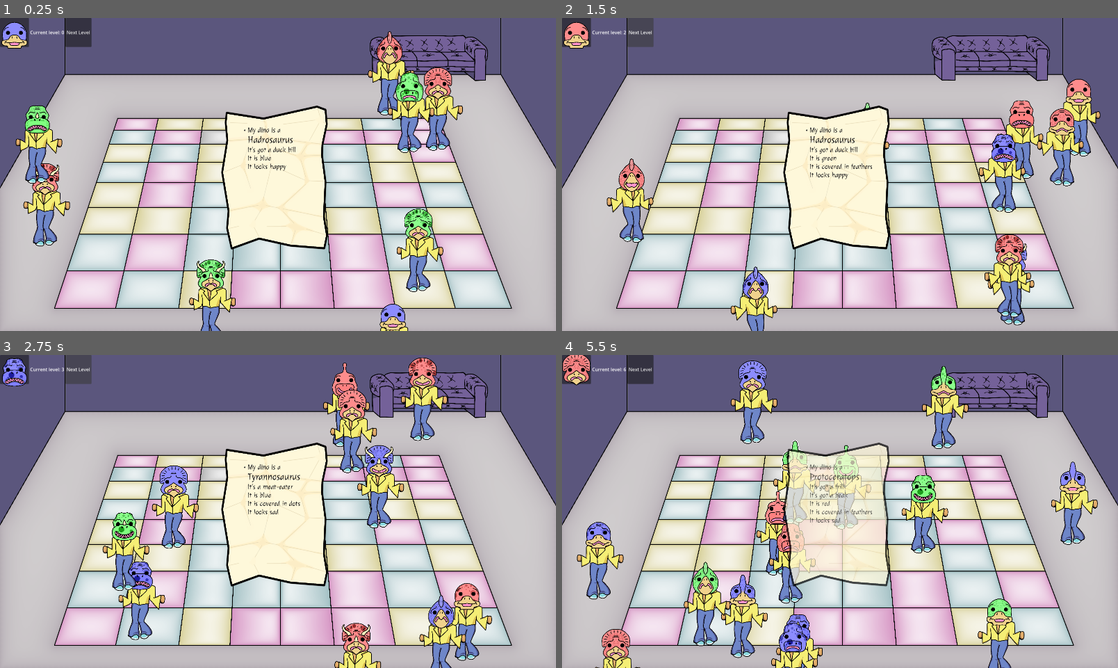
Above: before the commit, frames 1-4 (two rows, left to right).
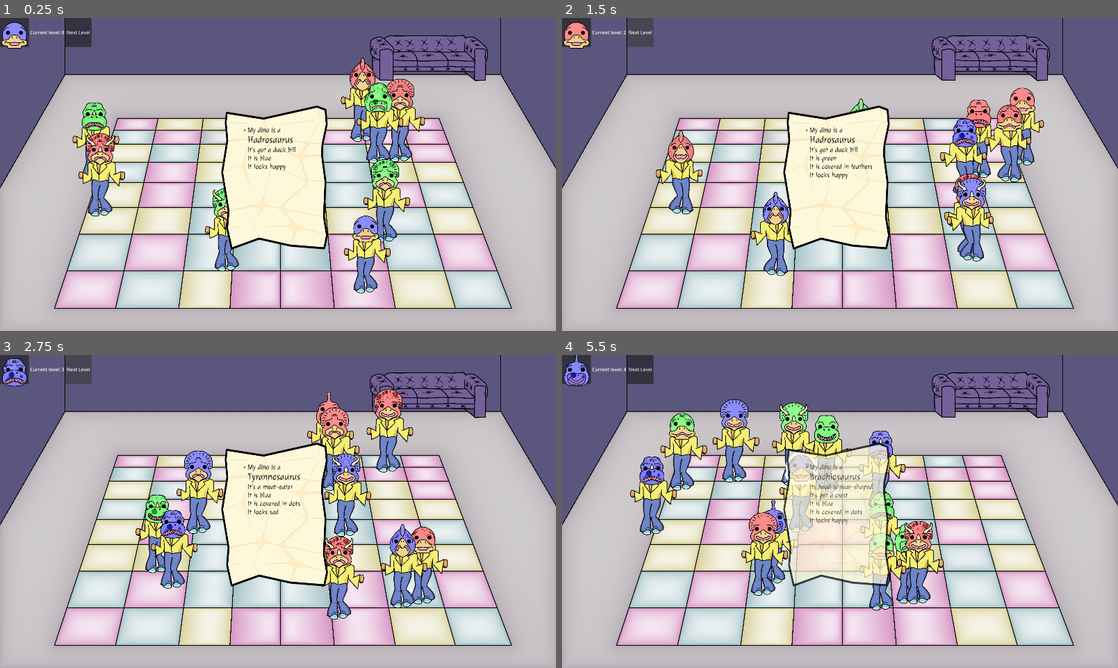
Above: after the commit, the same moments.

Repository: ValetNoir/ggj_2026
Game: Godot game, scene res://scenes/game.tscn
Two runs of this game, one before a commit and one after it. Both use one fixed random seed, a clock stepped at 60 frames per second and the inputs below. This scene is started directly instead of the project's main scene.
Inputs (mouse positions are in pixels of both pictures, inside the frame that each line leads up to):
- Up to frame 1 (0.25 s): no input
- Up to frame 2 (1.5 s): click "Next Level" at 0.5 s; click "Next Level" at 1.25 s
- Up to frame 3 (2.75 s): click "Next Level" at 2 s
- Up to frame 4 (5.5 s): move the mouse to (701, 574) at 2.77 s; click (701, 574) at 2.92 s; move the mouse to (734, 558) at 3.52 s; click (734, 558) at 3.67 s; move the mouse to (962, 524) at 4.27 s; click (962, 524) at 4.42 s; move the mouse to (795, 458) at 5.02 s; click (795, 458) at 5.17 s

The runs differ from the first frame. In frame 1, 14% of the frame differs, in the area x 2-84%, y 4-100%; in frame 2, 13%; in frame 3, 18%; in frame 4, 22%, in the area x 0-97%, y 0-100%.

Commit message:
Y-sorting, margins, bigger outlines

Diff:
--- a/scenes/character.tscn
+++ b/scenes/character.tscn
@@ -33,15 +33,17 @@
 script = ExtResource("1_rkhd4")
 
 [node name="Sprite2D" type="AnimatedSprite2D" parent="." unique_id=103487943]
-position = Vector2(0, 89.00001)
+position = Vector2(0, -6.9999924)
 scale = Vector2(0.2, 0.2)
 sprite_frames = SubResource("SpriteFrames_lrhn5")
 autoplay = "default"
 
 [node name="Mask" parent="." unique_id=1409669806 instance=ExtResource("3_lrhn5")]
+position = Vector2(0, -96)
 scale = Vector2(0.1, 0.1)
 
 [node name="Area2D" type="Area2D" parent="." unique_id=810358447]
+position = Vector2(0, -96.00001)
 
 [node name="CollisionShape2D" type="CollisionShape2D" parent="Area2D" unique_id=1375038495]
 shape = SubResource("RectangleShape2D_my7n2")
--- a/scenes/game.tscn
+++ b/scenes/game.tscn
@@ -33,6 +33,7 @@
 texture = ExtResource("13_rysoc")
 
 [node name="CharacterSpawner" parent="." unique_id=1560401905 instance=ExtResource("13_kvuet")]
+y_sort_enabled = true
 
 [node name="CheatUI" type="HBoxContainer" parent="." unique_id=1033743999]
 offset_right = 40.0
--- a/scenes/mask.tscn
+++ b/scenes/mask.tscn
@@ -14,7 +14,7 @@
 [sub_resource type="ShaderMaterial" id="ShaderMaterial_2a672"]
 resource_local_to_scene = true
 shader = ExtResource("2_xsism")
-shader_parameter/outline_thickness = 20.0
+shader_parameter/outline_thickness = 100.0
 shader_parameter/outline_color = Color(1, 1, 1, 1)
 shader_parameter/is_outline_on = false
 shader_parameter/mask_color = Vector4(0, 0, 0, 0)
--- a/scripts/character_spawner.gd
+++ b/scripts/character_spawner.gd
@@ -5,7 +5,7 @@
 @export var number_to_generate: int = 20
 @export var max_similarity: int = 1
 var _spawn_rect: Rect2 = Rect2()
-const _spawn_margin: float = 30.0
+const _spawn_margin: float = 250.0
 
 signal target_found
 
@@ -47,6 +47,7 @@
 	add_child(character)
 	character._mask.set_description(description)
 	character.character_clicked.connect(_on_character_clicked)
+	character._valid_rect = _spawn_rect;
 
 func _on_character_clicked(desc: Description) -> void:
 	if desc == DescriptionMaker.target_description:
--- a/scripts/silhouette.gdshader
+++ b/scripts/silhouette.gdshader
@@ -1,6 +1,6 @@
 shader_type canvas_item;
 
-uniform float outline_thickness: hint_range(0.0, 20.0, 1.0) = 20.0;
+uniform float outline_thickness = 20.0;
 uniform vec4 outline_color: source_color = vec4(1.0);
 uniform bool is_outline_on = false;
 
Not shown: 2 places in scenes/game.tscn that only renumber resources
